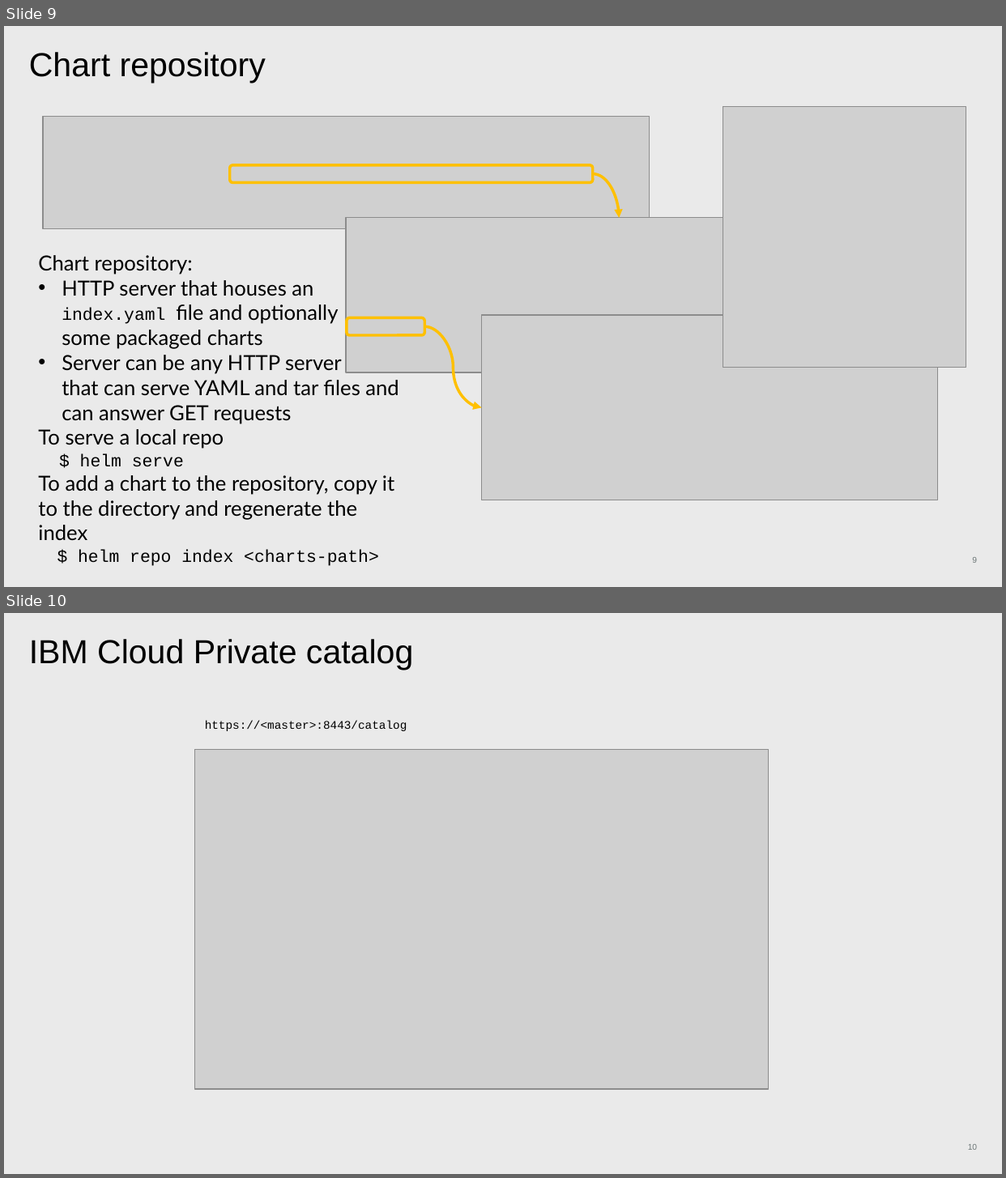
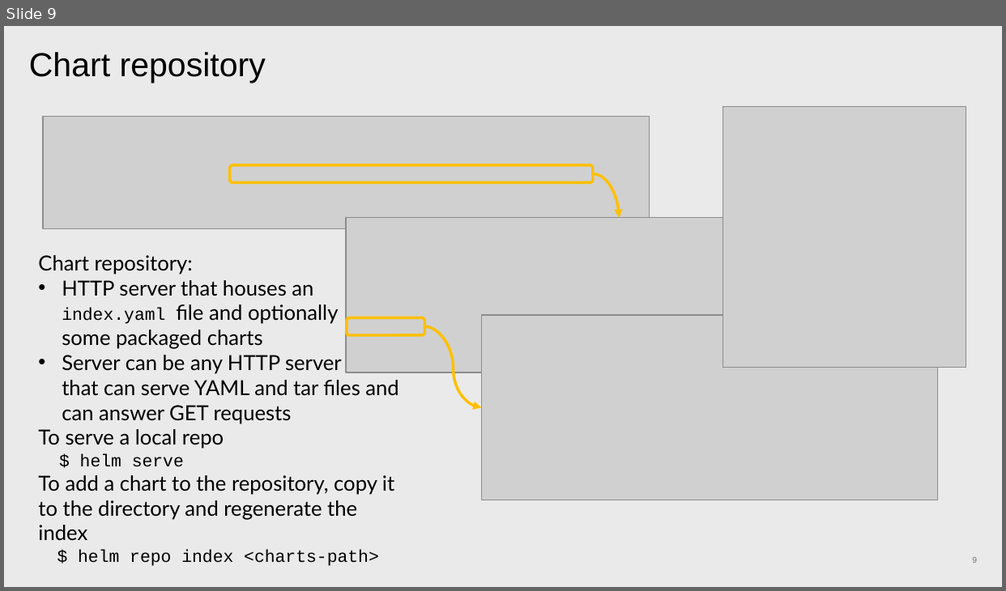
Before and after one commit to patrocinio/cloud-private-bootcamp, a slide deck: Units_development/Helm basics_AWG.pptx. Shown one above the other, each under a label of ours: slides 9 and 10 before the commit, slide 9 after it. The pictures are 1006x1178 and 1006x591 pixels, drawn with LibreOffice and Linux fonts; fonts in the diff are those of the drawing; grey boxes stand for pictures. Boxes give left, top, right and bottom in pixels: in the first picture for what was removed or moved away, otherwise in the second. Text is boxed around its words. In the diff, an @@ line names an element or a change of style, - is before the commit and + after.

```diff
--- a/Units_development/Helm basics_AWG.pptx
+++ b/Units_development/Helm basics_AWG.pptx
@@ slide 10 removed at box(4, 613, 1002, 1174), background #EAEAEA @@
@@ title removed at box(29, 639, 413, 670) @@
-IBM Cloud Private catalog
@@ text removed at box(205, 721, 407, 731) @@
-https://<master>:8443/catalog
@@ picture removed at box(194, 750, 769, 1090) @@
@@ page number removed at box(968, 1144, 977, 1150) @@
-10
```
Also in this commit, not shown: 5 slides changed, 5 slides added, 3 other slides removed.
